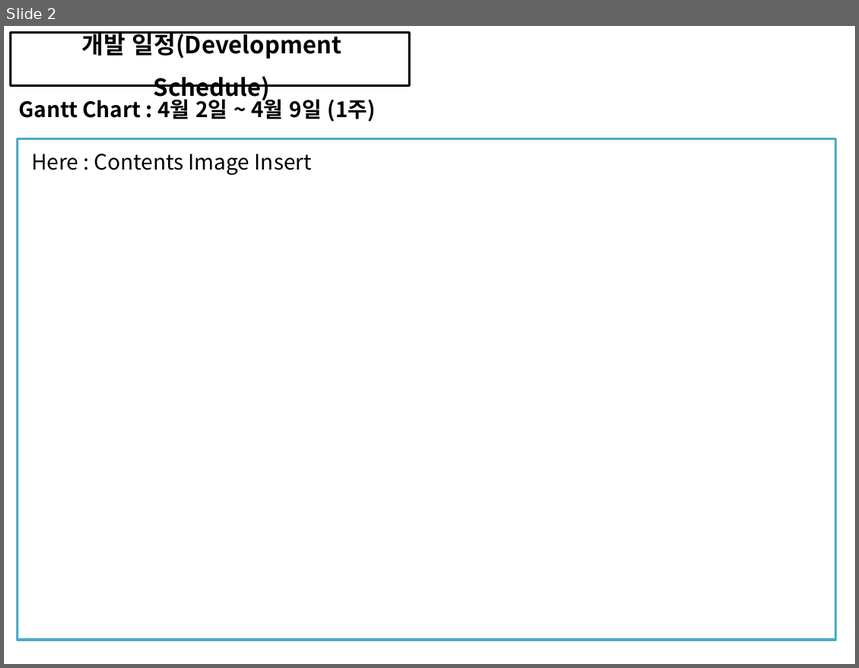
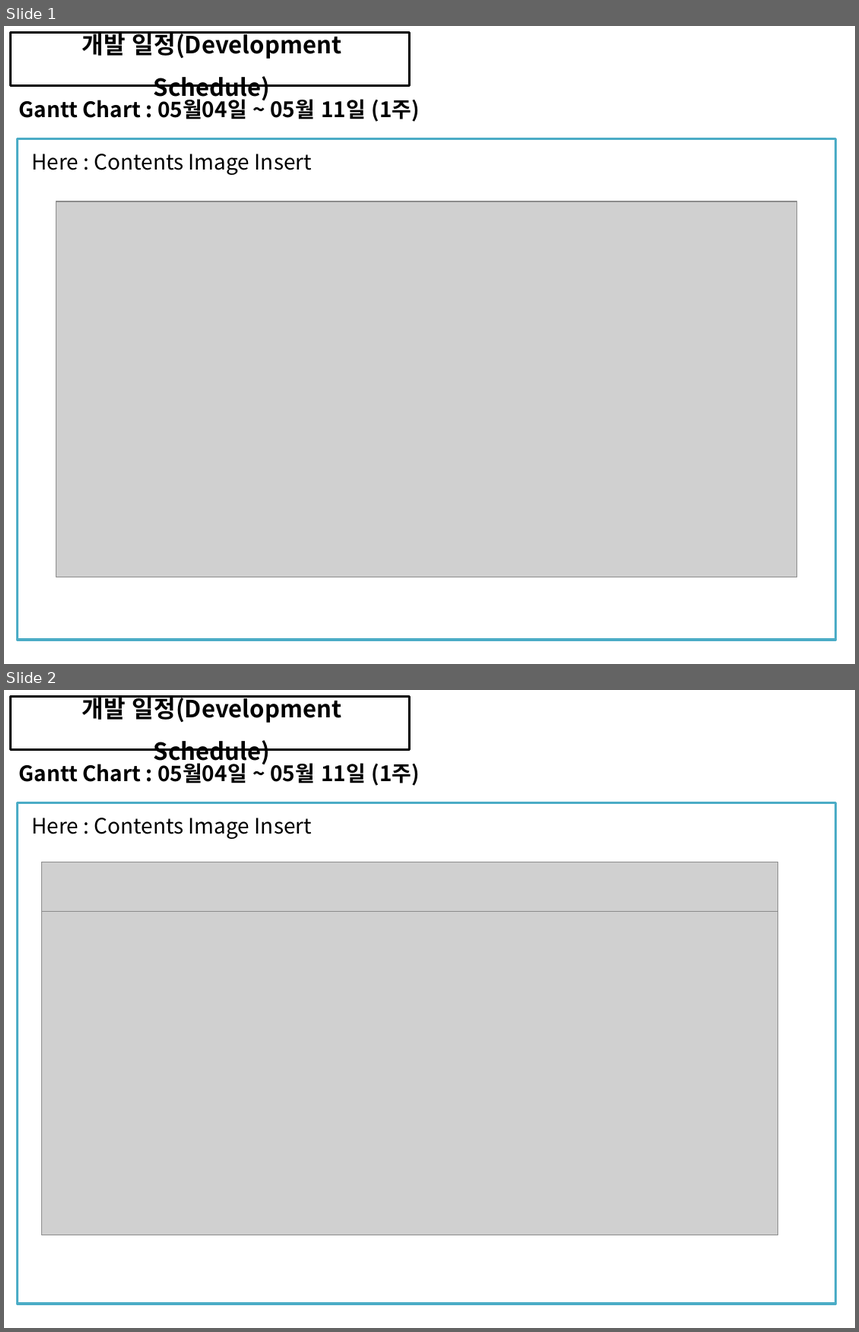
Before and after one commit to soh0256/5team, a slide deck: 개발 5팀 6차 미니 프로젝트/6) KOSMO_77기_개발 0팀_일정관리_형상관리_활용_종합보고서.pptx. Shown one above the other, each under a label of ours: slide 2 before the commit, slides 1 and 2 after it. The pictures are 859x668 and 859x1332 pixels, drawn with LibreOffice and Linux fonts; fonts in the diff are those of the drawing; grey boxes stand for pictures. Boxes give left, top, right and bottom in pixels: in the first picture for what was removed or moved away, otherwise in the second. Text is boxed around its words. In the diff, an @@ line names an element or a change of style, - is before the commit and + after.

```diff
--- a/개발 5팀 6차 미니 프로젝트/6) KOSMO_77기_개발 0팀_일정관리_형상관리_활용_종합보고서.pptx
+++ b/개발 5팀 6차 미니 프로젝트/6) KOSMO_77기_개발 0팀_일정관리_형상관리_활용_종합보고서.pptx
@@ slide 2 added at bbox=[4, 690, 855, 1328], background #FFFFFF @@
@@ rectangle added at bbox=[11, 697, 410, 751], outline #000000 2 pt @@
@@ text added at bbox=[82, 695, 342, 766], 20 pt, text #000000, bold @@
+개발 일정(Development Schedule)
@@ text added at bbox=[19, 760, 420, 786], 18 pt, text #000000, bold @@
+Gantt Chart : 05월04일 ~ 05월 11일 (1주)
@@ rectangle added at bbox=[18, 803, 836, 1305], fill #FFFFFF, outline #4BACC6 2 pt @@
@@ text added at bbox=[31, 818, 312, 839], 18 pt, text #000000 @@
+Here : Contents Image Insert
@@ picture added at bbox=[41, 862, 778, 916] @@
@@ picture added at bbox=[41, 911, 778, 1236] @@
@@ what was slide 2 is now slide 1 @@
@@ slide 1 changed as well @@
@@ text at bbox=[19, 96, 420, 122]: text changed @@
-Gantt Chart : 4월 2일 ~ 4월 9일 (1주)
+Gantt Chart : 05월04일 ~ 05월 11일 (1주)
@@ picture added at bbox=[56, 202, 797, 578] @@
```
Also in this commit, not shown: 3 other slides changed.
